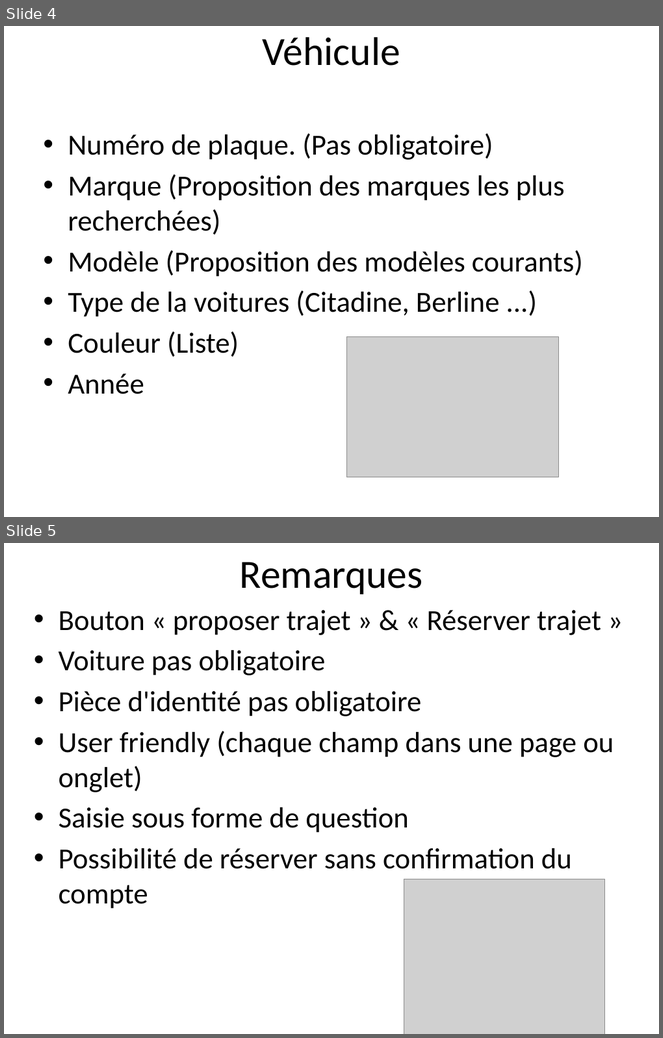
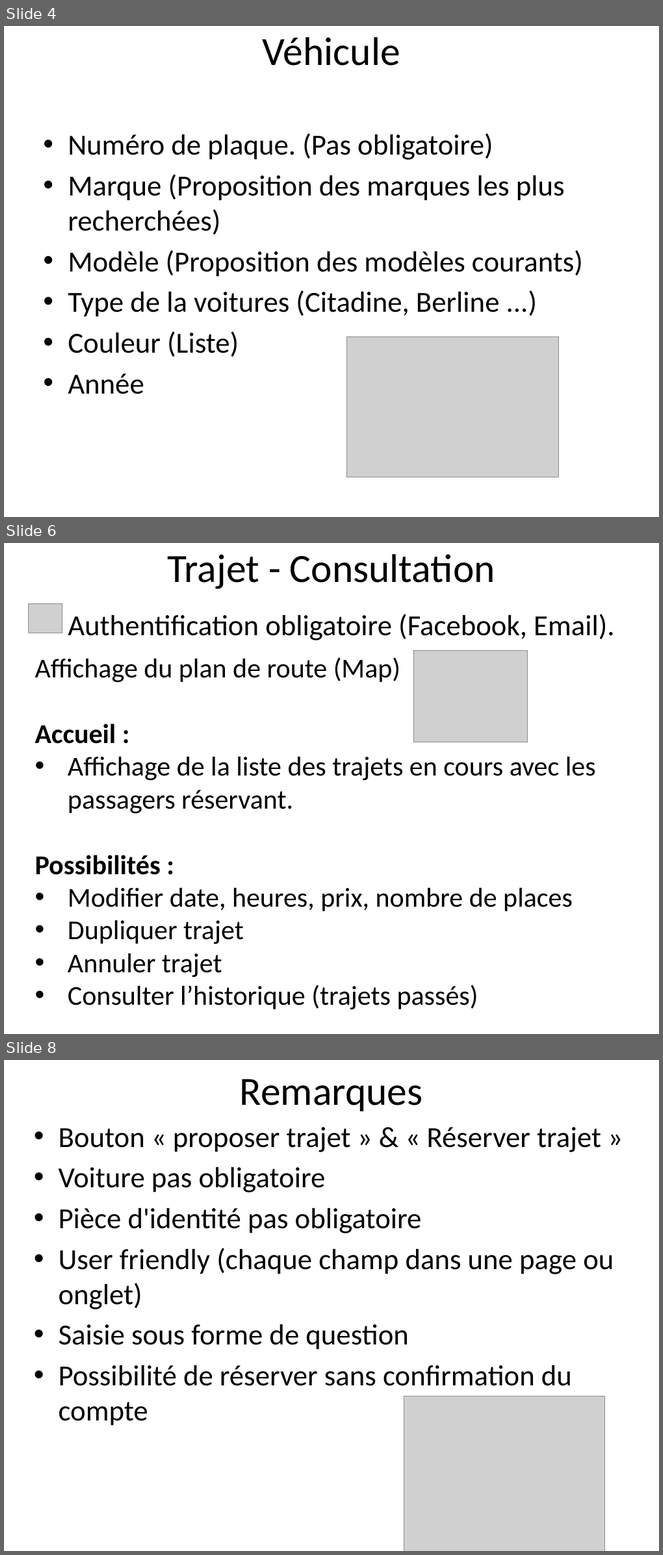
Before and after one commit to aminebarrima/M2A_Documentation, a slide deck: Conducteur/Scénarios_Conducteur.pptx. Shown one above the other, each under a label of ours: slides 4 and 5 before the commit, slides 4, 6 and 8 after it; the slides between them are not shown. The pictures are 663x1038 and 663x1555 pixels, drawn with LibreOffice and Linux fonts; fonts in the diff are those of the drawing; grey boxes stand for pictures. Boxes give left, top, right and bottom in pixels: in the first picture for what was removed or moved away, otherwise in the second. Text is boxed around its words. In the diff, an @@ line names an element or a change of style, - is before the commit and + after.

```diff
--- a/Conducteur/Scénarios_Conducteur.pptx
+++ b/Conducteur/Scénarios_Conducteur.pptx
@@ slide 6 added at [4,543,659,1034], background #FFFFFF @@
@@ title added at [167,554,495,589], 44 pt, text #000000 @@
+Trajet - Consultation
@@ picture added at [28,604,62,633] @@
@@ text added at [68,614,615,641], 32 pt, text #000000 @@
+• Authentification obligatoire (Facebook, Email).
@@ text added at [35,657,596,1010], 30 pt, text #000000 @@
+Affichage du plan de route (Map)
+Accueil :
+• Affichage de la liste des trajets en cours avec les passagers réservant.
+Possibilités :
+• Modifier date, heures, prix, nombre de places
+• Dupliquer trajet
+• Annuler trajet
+• Consulter l’historique (trajets passés)
@@ picture added at [414,650,527,742] @@
@@ what was slide 5 is now slide 8 @@
```
Also in this commit, not shown: 2 other slides added.
